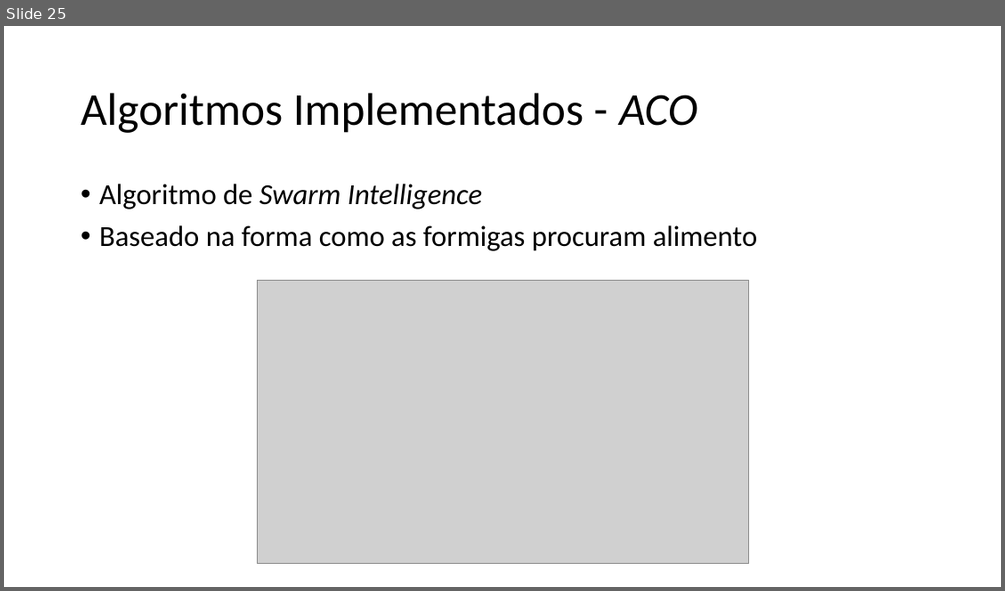
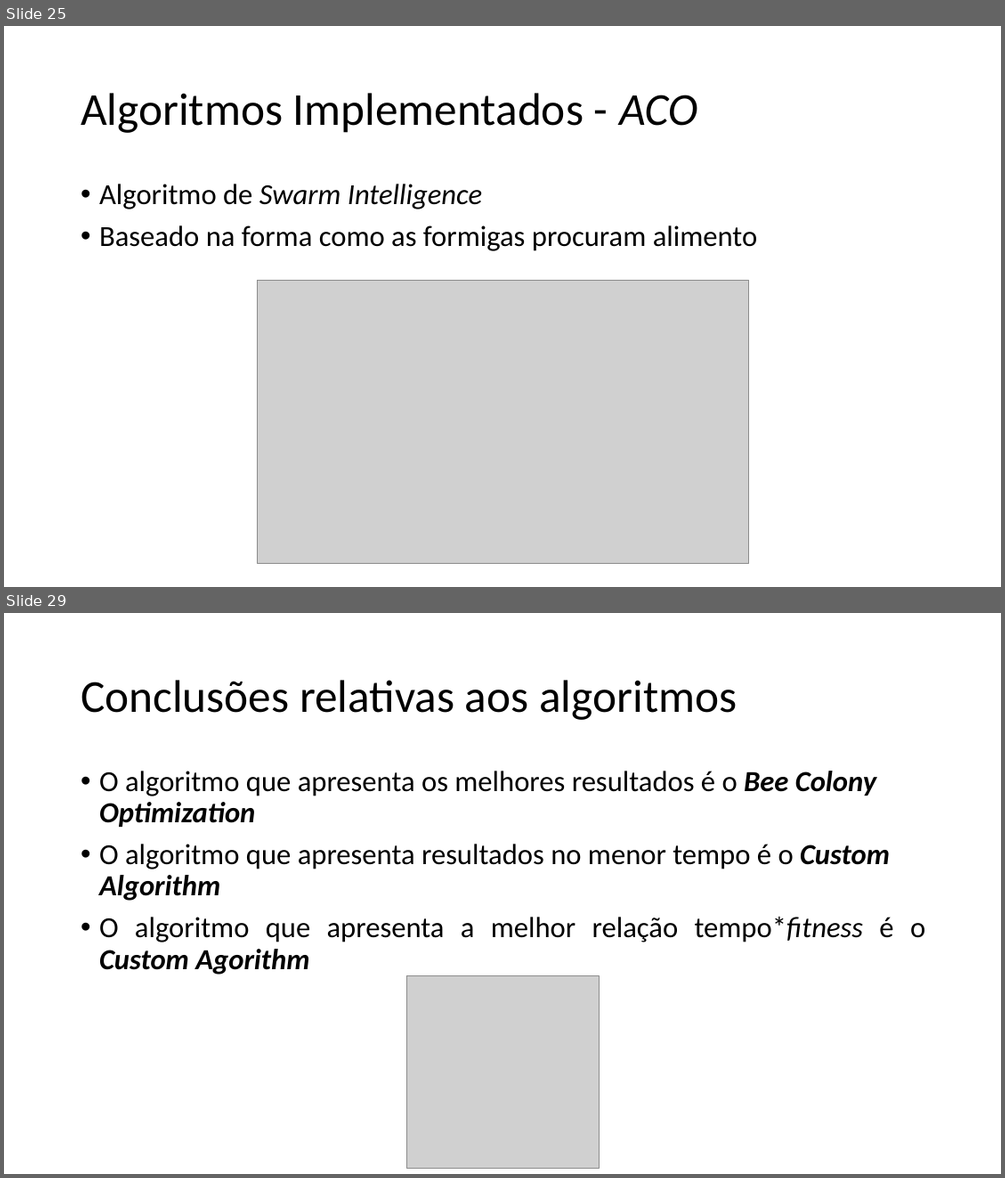
Before and after one commit to xQsme/RLP_Qt, a slide deck: powerpoint_defesa.pptx. Shown one above the other, each under a label of ours: slide 25 before the commit, slides 25 and 29 after it; the slides between them are not shown. The pictures are 1005x591 and 1005x1178 pixels, drawn with LibreOffice and Linux fonts; fonts in the diff are those of the drawing; grey boxes stand for pictures. Boxes give left, top, right and bottom in pixels: in the first picture for what was removed or moved away, otherwise in the second. Text is boxed around its words. In the diff, an @@ line names an element or a change of style, - is before the commit and + after.

```diff
--- a/powerpoint_defesa.pptx
+++ b/powerpoint_defesa.pptx
@@ slide 29 added at box(4, 613, 1001, 1174), background #FFFFFF @@
@@ title added at box(81, 680, 736, 720), 44 pt, text #000000 @@
+Conclusões relativas aos algoritmos
@@ text added at box(99, 771, 925, 974), 28 pt, text #000000 @@
+• O algoritmo que apresenta os melhores resultados é o Bee Colony Optimization
+• O algoritmo que apresenta resultados no menor tempo é o Custom Algorithm
+• O algoritmo que apresenta a melhor relação tempo*fitness é o Custom Agorithm
@@ picture added at box(407, 976, 599, 1167) @@
```
Also in this commit, not shown: 2 slides changed, 9 other slides added, 2 slides removed.
